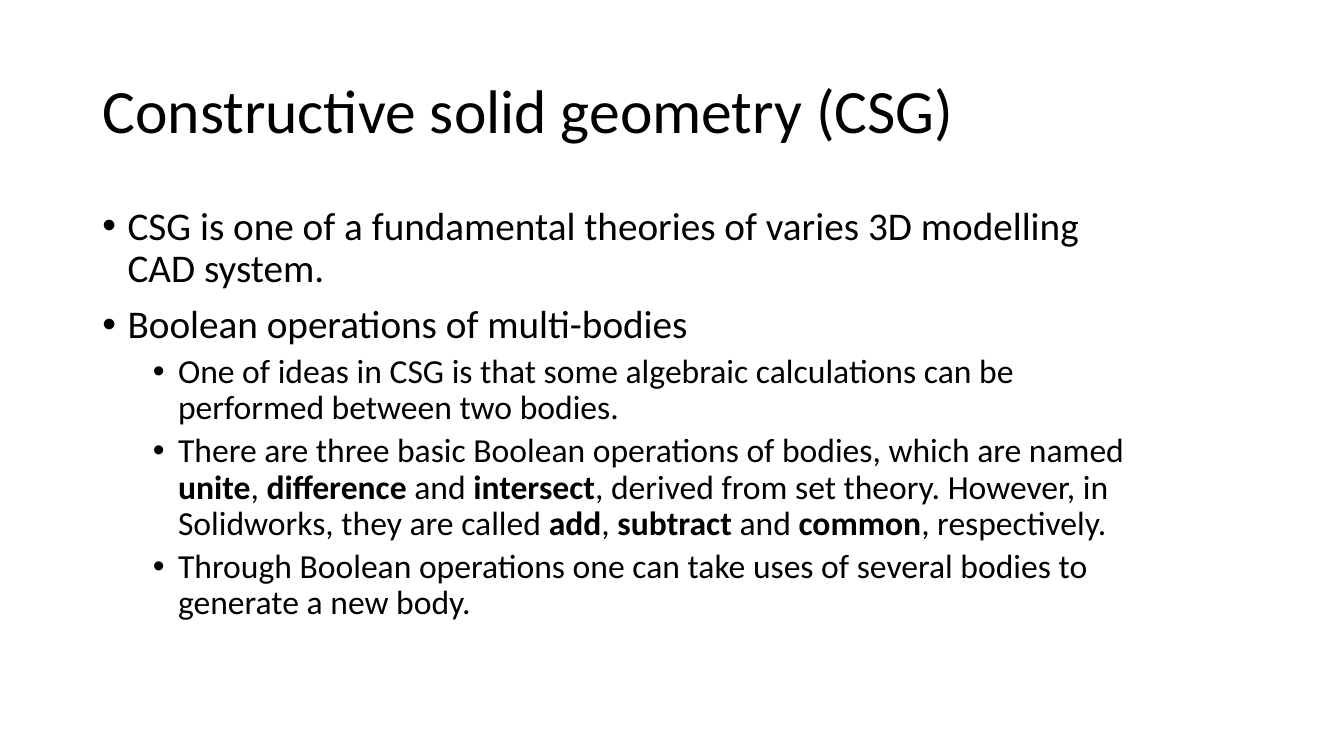
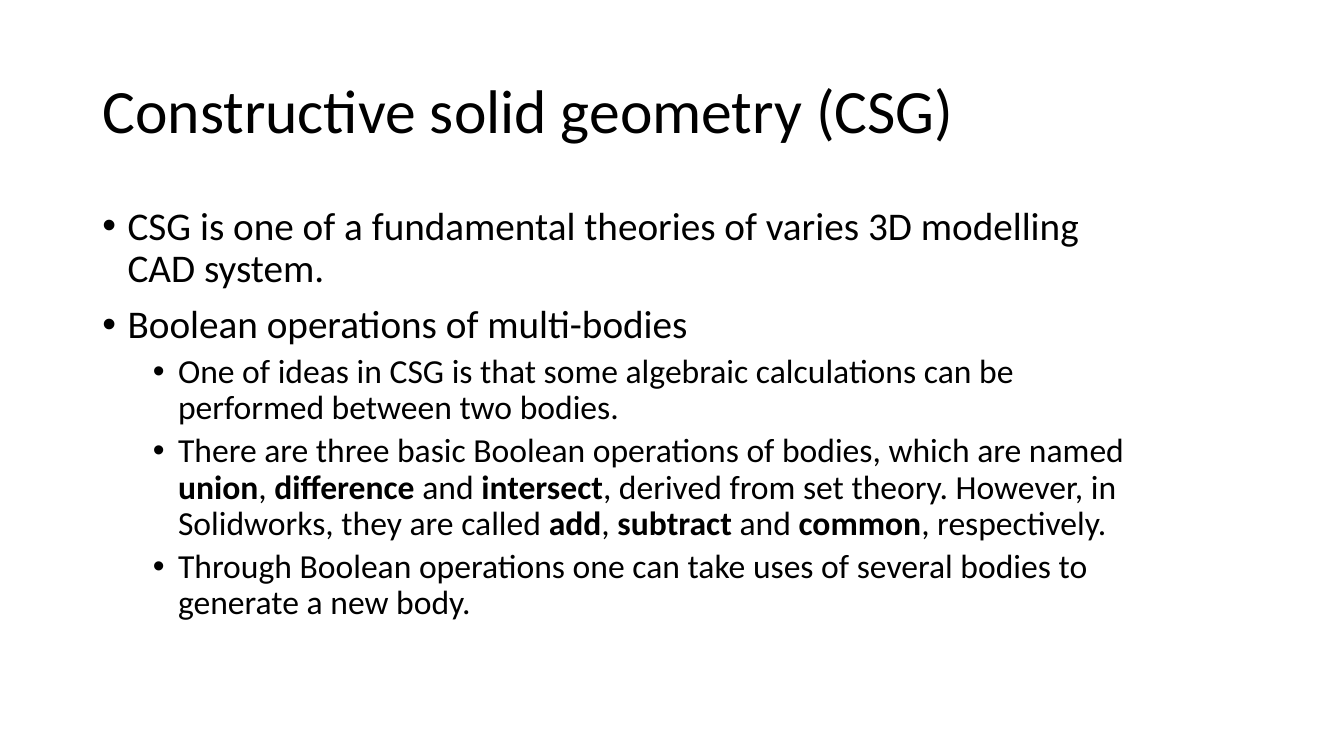
Before and after one commit to Jinny-Ching/cad_cam_course, a slide deck: slide 54 of CAD_CAM.pptx (slide 51 before the commit). Drawn at 1344x756 pixels with LibreOffice and Linux fonts; fonts in the diff are those of the drawing. Boxes give left, top, right and bottom in pixels: in the first picture for what was removed or moved away, otherwise in the second. Text is boxed around its words. In the diff, an @@ line names an element or a change of style, - is before the commit and + after.

```diff
--- a/CAD_CAM.pptx
+++ b/CAD_CAM.pptx
@@ text at bbox=[178, 438, 1124, 541]: text changed @@
-  • There are three basic Boolean operations of bodies, which are named unite, difference and intersect, derived from set theory. However, in Solidworks, they are called add, subtract and common, respectively.
+  • There are three basic Boolean operations of bodies, which are named union, difference and intersect, derived from set theory. However, in Solidworks, they are called add, subtract and common, respectively.
```
Also in this commit, not shown: 7 other slides changed, 4 slides added, 1 slide removed.
